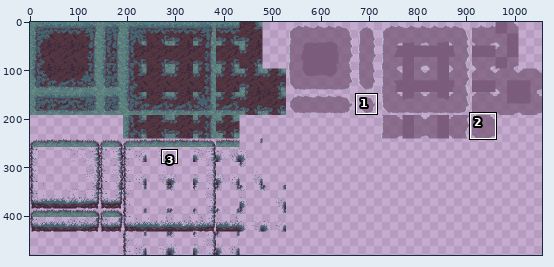
One commit to this pixel-art file: assets/tilesets/autotile-forest.ase. Above: a wide view before the commit, with the close-up outlined.
Close-up. Before the edit:
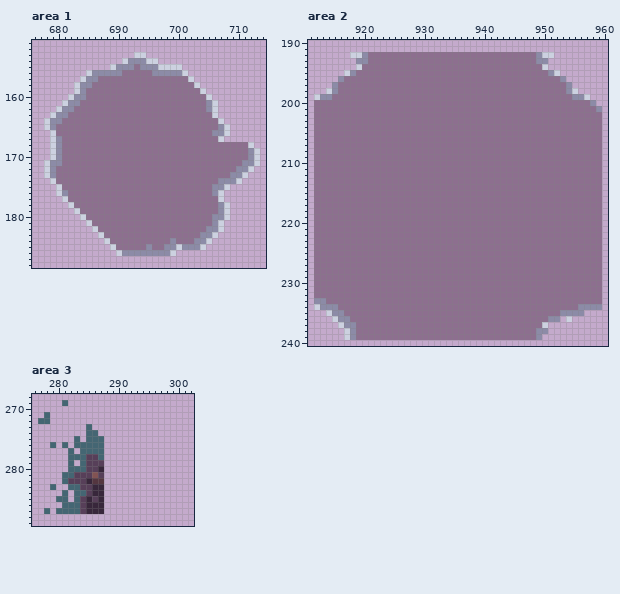
1056x480 pixels, 1 frame. Colours within 5 levels of each other are drawn and written as one. Shown: area 1: x 676..714, y 151..188; area 2: x 911..960, y 190..240; area 3: x 276..302, y 268..289. The commit also changed other parts of the picture, which this record leaves out.
And afterwards:
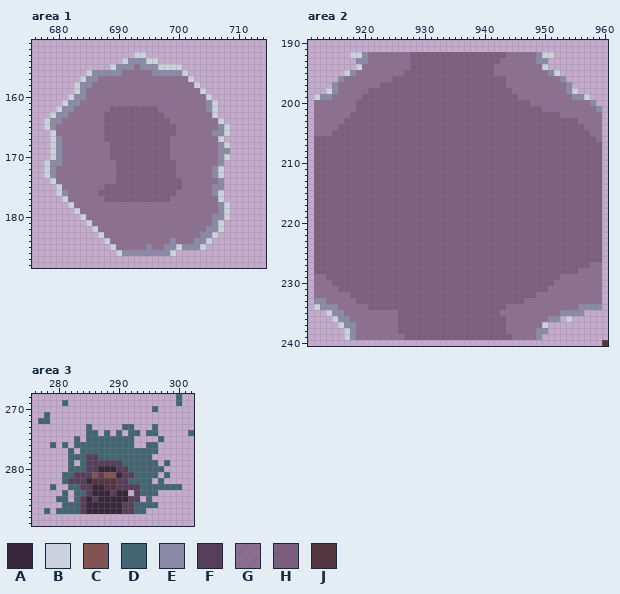
Palette (. is transparent): A #38273b  B #ccd1e0  C #825353  D #446673  E #8c8ba7  F #573f59  G #765776b4  H #765776e9  J #543640
Changes in this commit:
layer "Layer 4" added
Changed rows in their new state; - is an unchanged pixel.
Area 1, layer "Layer 3":
first column x 687:
162 --HHHHHHHH-----------------
163 -HHHHHHHHHH----------------
164 -HHHHHHHHHHH---------------
165 -HHHHHHHHHHHH--------------
166 -HHHHHHHHHHHH--------------
167 -HHHHHHHHHHH---------------
168 --HHHHHHHHHH--------EB....-
169 --HHHHHHHHHH--------EE.....
170 --HHHHHHHHHH--------EB.....
171 ---HHHHHHHHHH-------E......
172 ---HHHHHHHHHH------EB.....-
173 ---HHHHHHHHHH------EB....--
174 ---HHHHHHHHHHH-------...---
175 -HHHHHHHHHHHHH-------.-----
176 HHHHHHHHHHHHH--------------
177 -HHHHHHHHHHH---------------
Area 2, layers "Layer 4", "Layer 3":
first column x 912:
192 ----------------HHHHHHHHHHHHHHHH-----------------
193 ----------------HHHHHHHHHHHHHHH------------------
194 ----------------HHHHHHHHHHHHHH-------------------
195 ---------------HHHHHHHHHHHHHHH-------------------
196 -------------HHHHHHHHHHHHHHHHHHH-----------------
197 -----------HHHHHHHHHHHHHHHHHHHHH-----------------
198 ---------HHHHHHHHHHHHHHHHHHHHHHHH----------------
199 --------HHHHHHHHHHHHHHHHHHHHHHHHHH---------------
200 -------HHHHHHHHHHHHHHHHHHHHHHHHHHHHH-------------
201 -------HHHHHHHHHHHHHHHHHHHHHHHHHHHHHHH-----------
202 ------HHHHHHHHHHHHHHHHHHHHHHHHHHHHHHHHHHH--------
203 -----HHHHHHHHHHHHHHHHHHHHHHHHHHHHHHHHHHHHHHH-----
204 ----HHHHHHHHHHHHHHHHHHHHHHHHHHHHHHHHHHHHHHHHH----
205 ---HHHHHHHHHHHHHHHHHHHHHHHHHHHHHHHHHHHHHHHHHHH---
206 HHHHHHHHHHHHHHHHHHHHHHHHHHHHHHHHHHHHHHHHHHHHHHH--
207 HHHHHHHHHHHHHHHHHHHHHHHHHHHHHHHHHHHHHHHHHHHHHHHH-
208 HHHHHHHHHHHHHHHHHHHHHHHHHHHHHHHHHHHHHHHHHHHHHHHH-
209 HHHHHHHHHHHHHHHHHHHHHHHHHHHHHHHHHHHHHHHHHHHHHHHH-
210 HHHHHHHHHHHHHHHHHHHHHHHHHHHHHHHHHHHHHHHHHHHHHHHH-
211 HHHHHHHHHHHHHHHHHHHHHHHHHHHHHHHHHHHHHHHHHHHHHHHH-
212 HHHHHHHHHHHHHHHHHHHHHHHHHHHHHHHHHHHHHHHHHHHHHHHH-
213 HHHHHHHHHHHHHHHHHHHHHHHHHHHHHHHHHHHHHHHHHHHHHHHH-
214 HHHHHHHHHHHHHHHHHHHHHHHHHHHHHHHHHHHHHHHHHHHHHHHH-
215 HHHHHHHHHHHHHHHHHHHHHHHHHHHHHHHHHHHHHHHHHHHHHHHH-
216 HHHHHHHHHHHHHHHHHHHHHHHHHHHHHHHHHHHHHHHHHHHHHHHH-
217 HHHHHHHHHHHHHHHHHHHHHHHHHHHHHHHHHHHHHHHHHHHHHHHH-
218 HHHHHHHHHHHHHHHHHHHHHHHHHHHHHHHHHHHHHHHHHHHHHHHH-
219 HHHHHHHHHHHHHHHHHHHHHHHHHHHHHHHHHHHHHHHHHHHHHHHH-
220 HHHHHHHHHHHHHHHHHHHHHHHHHHHHHHHHHHHHHHHHHHHHHHHH-
221 HHHHHHHHHHHHHHHHHHHHHHHHHHHHHHHHHHHHHHHHHHHHHHHH-
222 HHHHHHHHHHHHHHHHHHHHHHHHHHHHHHHHHHHHHHHHHHHHHHHH-
223 HHHHHHHHHHHHHHHHHHHHHHHHHHHHHHHHHHHHHHHHHHHHHHHH-
224 HHHHHHHHHHHHHHHHHHHHHHHHHHHHHHHHHHHHHHHHHHHHHHHH-
225 HHHHHHHHHHHHHHHHHHHHHHHHHHHHHHHHHHHHHHHHHHHHHHHH-
226 HHHHHHHHHHHHHHHHHHHHHHHHHHHHHHHHHHHHHHHHHHHHHHHH-
227 HHHHHHHHHHHHHHHHHHHHHHHHHHHHHHHHHHHHHHHHHHHHHH---
228 HHHHHHHHHHHHHHHHHHHHHHHHHHHHHHHHHHHHHHHHHHHH-----
229 --HHHHHHHHHHHHHHHHHHHHHHHHHHHHHHHHHHHHHHH--------
230 ---HHHHHHHHHHHHHHHHHHHHHHHHHHHHHHHHHHHHH---------
231 ----HHHHHHHHHHHHHHHHHHHHHHHHHHHHHHHHHHH----------
232 ------HHHHHHHHHHHHHHHHHHHHHHHHHHHHHHH------------
233 -------HHHHHHHHHHHHHHHHHHHHHHHHHHHH--------------
234 ---------HHHHHHHHHHHHHHHHHHHHHHH-----------------
235 --------------HHHHHHHHHHHHHHHHH------------------
236 --------------HHHHHHHHHHHHHHHHHH-----------------
237 --------------HHHHHHHHHHHHHHHHHH-----------------
238 --------------HHHHHHHHHHHHHHHHHH-----------------
239 ---------------HHHHHHHHHHHHHHHHHH----------------
240 ------------------------------------------------J
Area 3, layer "Layer 2":
first column x 288:
268 ------------D--
269 ------------D--
270 --------D------
273 ---DD---D------
274 D-D-DD-DD-----D
275 DDDDD----D-----
276 DDDDD--DD------
277 DDDDDDDDD------
278 DDDDDDDD-------
279 FFFDDDDDD-D----
280 AAFFDDDDDD-----
281 CCAFFDDDD-D----
282 JJFFDDDD-D-----
283 JJFFFFDDDDDDD--
284 AFAA-FDDD------
285 AAAAFF-D-------
286 AAAFFDDDD------
287 AAAFFDD--------
Where, in picture pixels (left, top, right, bottom), the same in both close-ups:
changed: (98, 106, 182, 202)
changed: (212, 142, 260, 190)
changed: (314, 52, 602, 340)
added: (602, 340, 608, 346)
added: (176, 394, 182, 406)
added: (104, 406, 194, 514)
